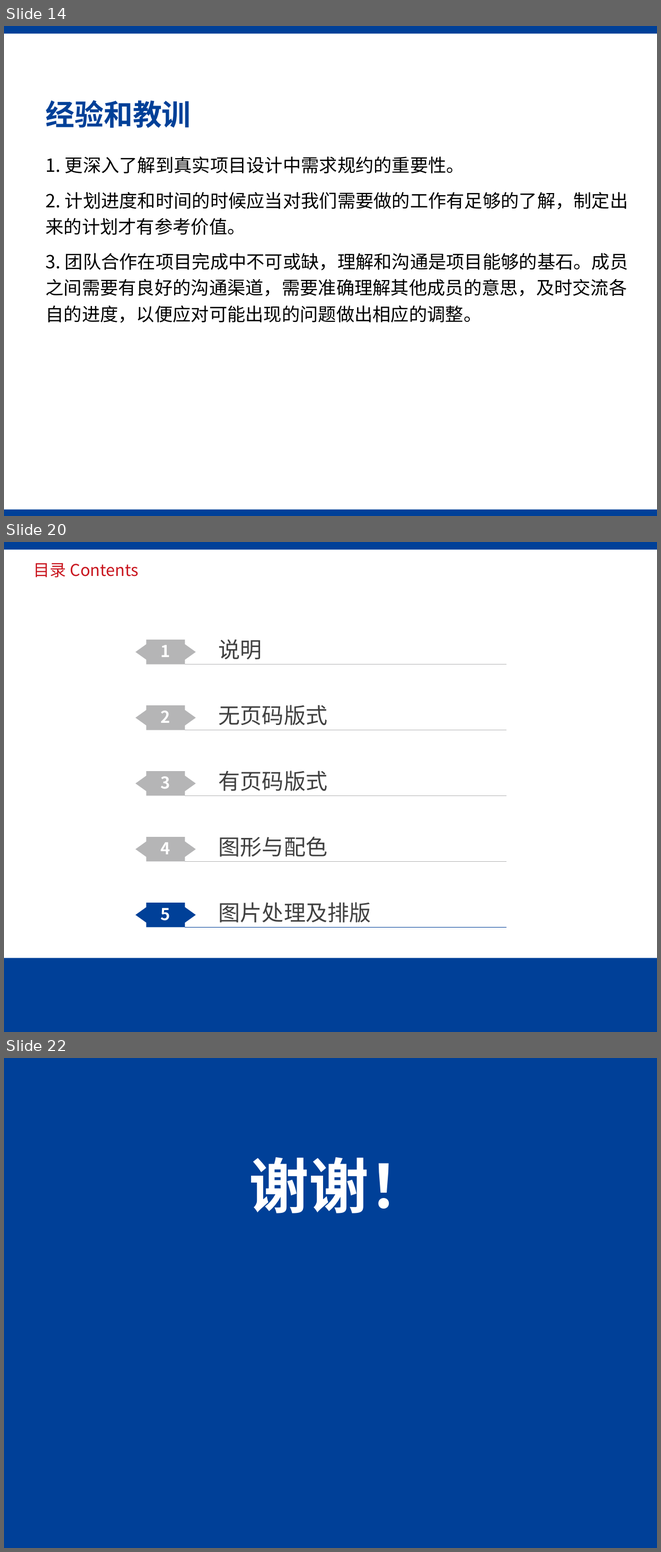
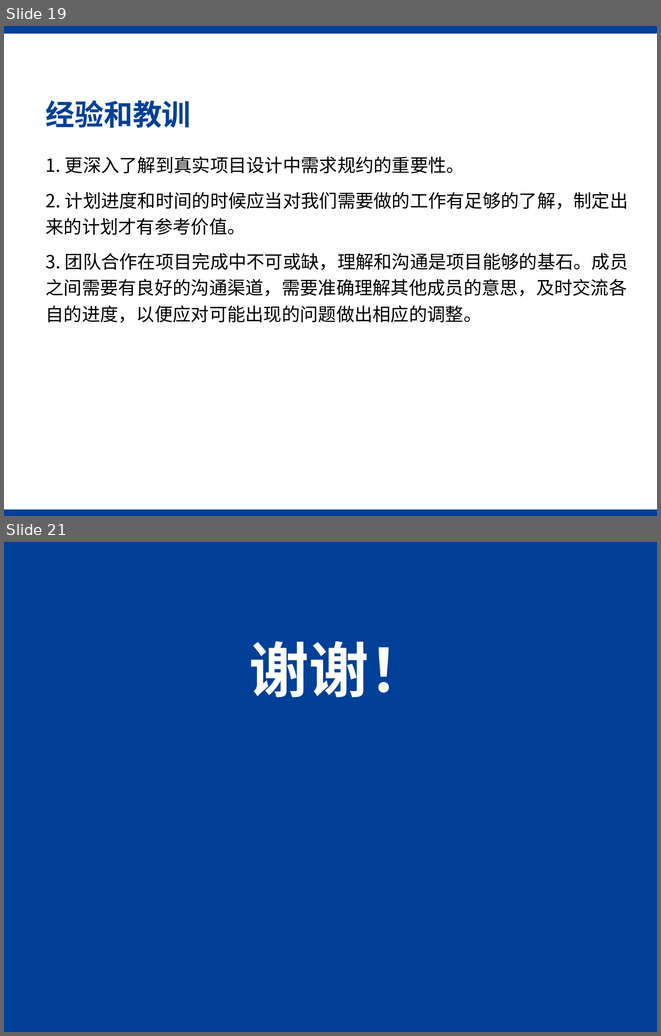
Before and after one commit to SJTU-SEP-21/SEP-21, a slide deck: UIPrototype/答辩ppt究极基础版本.pptx. Shown one above the other, each under a label of ours: slides 14, 20 and 22 before the commit, slides 19 and 21 after it; the slides between them are not shown. The pictures are 661x1552 and 661x1036 pixels, drawn with LibreOffice and Linux fonts; fonts in the diff are those of the drawing; background and template pictures are left out. Boxes give left, top, right and bottom in pixels: in the first picture for what was removed or moved away, otherwise in the second. Text is boxed around its words. In the diff, an @@ line names an element or a change of style, - is before the commit and + after.

```diff
--- a/UIPrototype/答辩ppt究极基础版本.pptx
+++ b/UIPrototype/答辩ppt究极基础版本.pptx
@@ slide 20 removed at box(4, 542, 657, 1032), background #FFFFFF; not listed: 1 template element that a slide beside it also shows @@
@@ title removed at box(34, 563, 139, 578) @@
-目录 Contents
@@ freeform shape removed at box(135, 640, 195, 665) @@
@@ text removed at box(161, 645, 170, 657) @@
-1
@@ text removed at box(219, 639, 262, 660) @@
-说明
@@ line removed from (185, 664) to (506, 664) @@
@@ freeform shape removed at box(135, 705, 195, 730) @@
@@ text removed at box(161, 711, 170, 723) @@
-2
@@ text removed at box(219, 705, 327, 725) @@
-无页码版式
@@ line removed from (185, 730) to (506, 730) @@
@@ freeform shape removed at box(135, 771, 195, 796) @@
@@ text removed at box(161, 776, 170, 788) @@
-3
@@ text removed at box(219, 770, 327, 791) @@
-有页码版式
@@ line removed from (185, 795) to (506, 795) @@
@@ freeform shape removed at box(135, 837, 195, 861) @@
@@ text removed at box(161, 842, 170, 854) @@
-4
@@ text removed at box(219, 836, 327, 857) @@
-图形与配色
@@ line removed from (185, 861) to (506, 861) @@
@@ freeform shape removed at box(135, 902, 195, 927) @@
@@ text removed at box(219, 902, 371, 923) @@
-图片处理及排版
@@ text removed at box(161, 908, 170, 920) @@
-5
@@ line removed from (185, 927) to (506, 927) @@
@@ rectangle removed at box(4, 958, 657, 1032) @@
@@ what was slide 14 is now slide 19 @@
@@ what was slide 22 is now slide 21 @@
```
Also in this commit, not shown: 7 slides changed, 4 slides added, 4 other slides removed.
